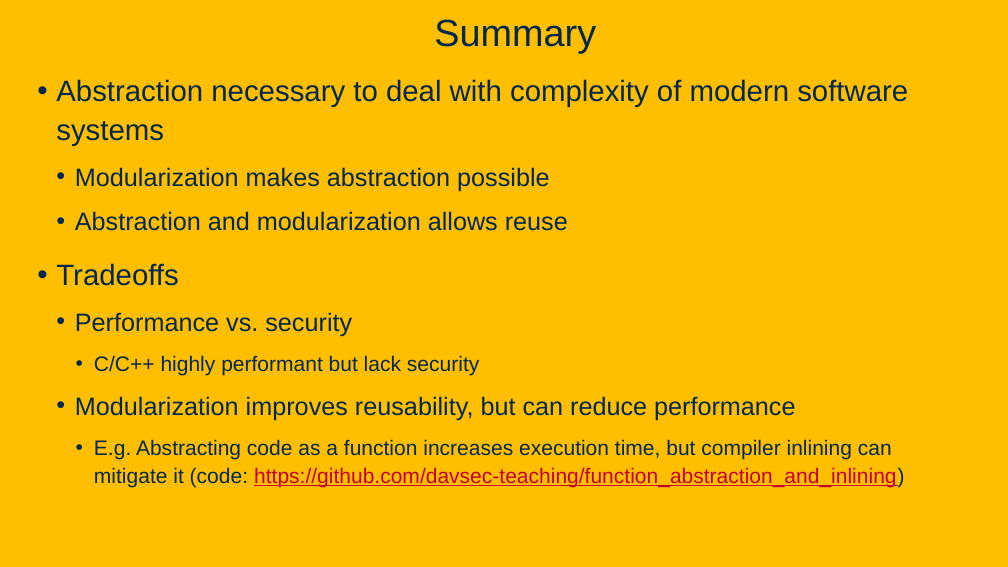
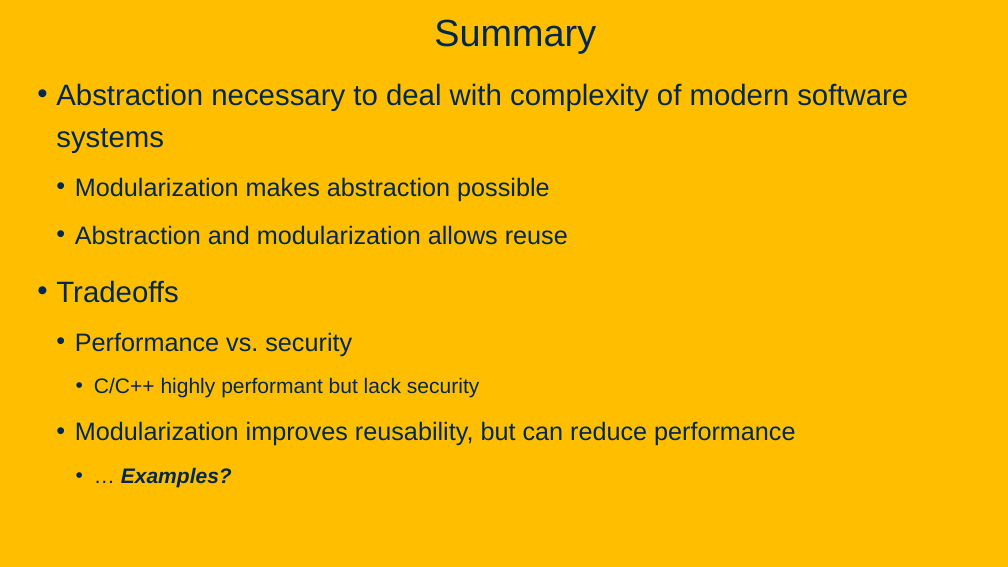
Before and after one commit to davsec-teaching/ecs160-f25, a slide deck: slide 35 of slides/1_logistics_and_course_introduction.pptx (slide 32 before the commit). Drawn at 1008x567 pixels with LibreOffice and Linux fonts; fonts in the diff are those of the drawing; background and template pictures are left out. Boxes give left, top, right and bottom in pixels: in the first picture for what was removed or moved away, otherwise in the second. Text is boxed around its words. In the diff, an @@ line names an element or a change of style, - is before the commit and + after.

```diff
--- a/slides/1_logistics_and_course_introduction.pptx
+++ b/slides/1_logistics_and_course_introduction.pptx
@@ text at bbox=[56, 83, 908, 446]: line spacing 1.1 to 1.2 @@
@@ text at bbox=[121, 467, 232, 487]: text changed; bold on; italic on @@
-    • E.g. Abstracting code as a function increases execution time, but compiler inlining can mitigate it (code: https://github.com/davsec-teaching/function_abstraction_and_inlining)
+    • … Examples?
```
Also in this commit, not shown: 19 other slides changed, 4 slides added, 1 other file.
